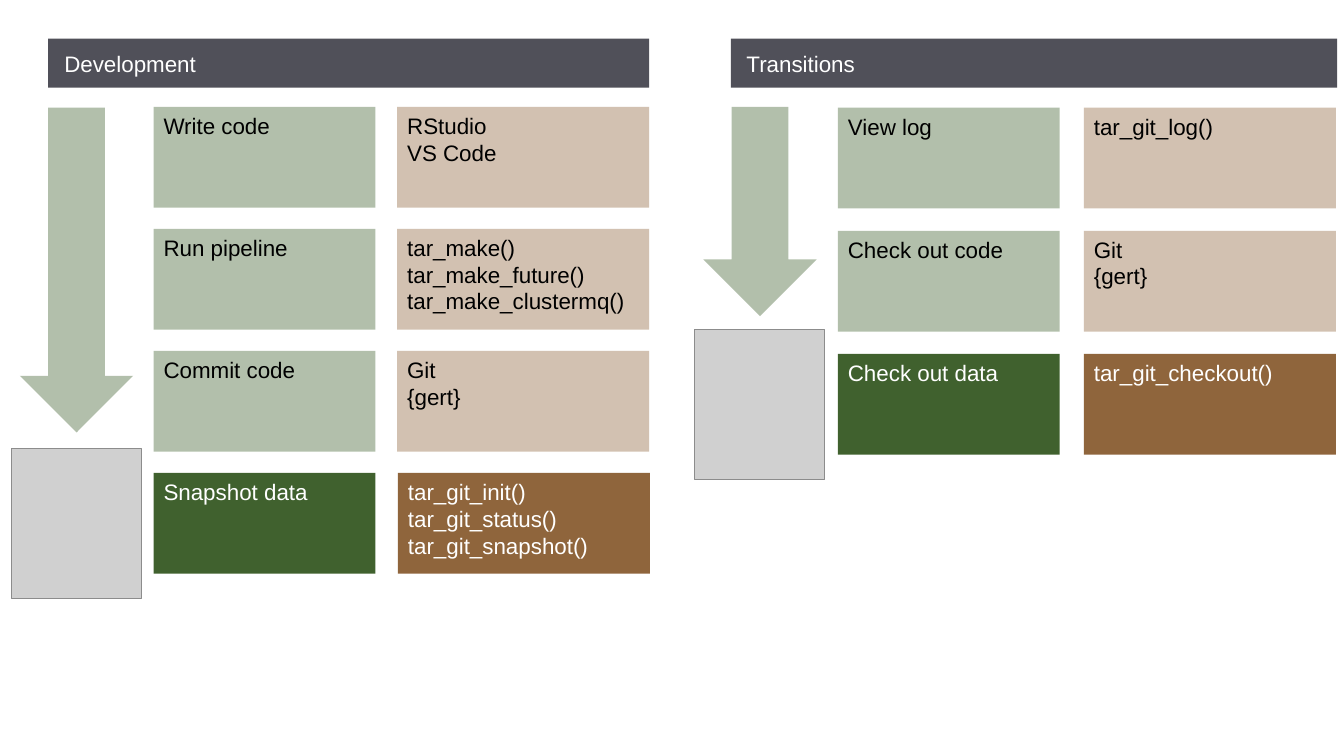
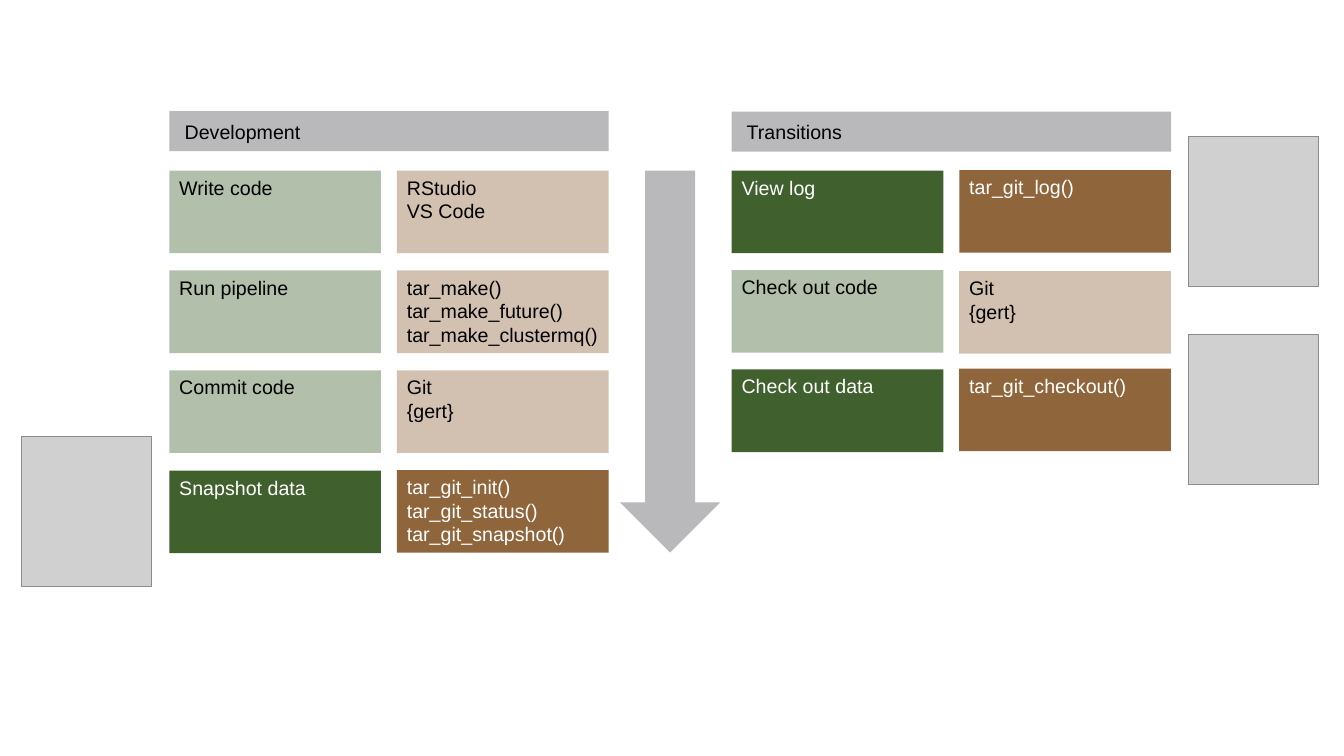
Before and after one commit to ropensci/gittargets, a slide deck: slide 1 of man/figures/workflow.pptx. Drawn at 1344x756 pixels with LibreOffice and Linux fonts; fonts in the diff are those of the drawing; grey boxes stand for pictures. Boxes give left, top, right and bottom in pixels: in the first picture for what was removed or moved away, otherwise in the second. Text is boxed around its words. In the diff, an @@ line names an element or a change of style, - is before the commit and + after.

```diff
--- a/man/figures/workflow.pptx
+++ b/man/figures/workflow.pptx
@@ rectangle "Development": place and size @@
-rectangle "Development" at bbox=[48, 38, 649, 88]
+rectangle "Development" at bbox=[169, 111, 609, 151]
@@ rectangle "Development" at bbox=[169, 111, 609, 151]: size 16 to 14 pt, text colour #FFFFFF to #000000; fill #505059 to #505059 at 40% opacity @@
@@ down arrow removed at bbox=[704, 107, 817, 317] @@
@@ rectangle "Transitions" at bbox=[732, 112, 1172, 152]: size 16 to 14 pt, text colour #FFFFFF to #000000; fill #505059 to #505059 at 40% opacity @@
@@ rectangle "Transitions": place and size @@
-rectangle "Transitions" at bbox=[731, 38, 1338, 88]
+rectangle "Transitions" at bbox=[732, 112, 1172, 152]
@@ picture added at bbox=[1189, 136, 1319, 286] @@
@@ rectangle "Write code": place and size @@
-rectangle "Write code" at bbox=[153, 107, 375, 208]
+rectangle "Write code" at bbox=[169, 170, 381, 253]
@@ rectangle "RStudio": place and size @@
-rectangle "RStudio" at bbox=[397, 107, 649, 208]
+rectangle "RStudio" at bbox=[397, 170, 609, 253]
@@ down arrow: place and size @@
-down arrow at bbox=[20, 108, 133, 433]
+down arrow at bbox=[620, 170, 721, 553]
@@ down arrow at bbox=[620, 170, 721, 553]: fill #40612E at 40% opacity to #505059 at 40% opacity @@
@@ rectangle "View log": place and size @@
-rectangle "View log" at bbox=[838, 108, 1060, 209]
+rectangle "View log" at bbox=[732, 170, 944, 253]
@@ rectangle "View log" at bbox=[732, 170, 944, 253]: size 16 to 14 pt, text colour #000000 to #FFFFFF; fill #40612E at 40% opacity to #40612E @@
@@ rectangle "tar_git_log()": place and size @@
-rectangle "tar_git_log()" at bbox=[1084, 108, 1336, 209]
+rectangle "tar_git_log()" at bbox=[960, 170, 1172, 253]
@@ rectangle "tar_git_log()" at bbox=[960, 170, 1172, 253]: size 16 to 14 pt, text colour #000000 to #FFFFFF; fill #8F653C at 40% opacity to #8F653C @@
@@ rectangle "Run pipeline": place and size @@
-rectangle "Run pipeline" at bbox=[153, 229, 375, 330]
+rectangle "Run pipeline" at bbox=[169, 270, 381, 353]
@@ rectangle "tar_make()": place and size @@
-rectangle "tar_make()" at bbox=[397, 229, 649, 330]
+rectangle "tar_make()" at bbox=[397, 270, 609, 353]
@@ rectangle "Check out code": place and size @@
-rectangle "Check out code" at bbox=[838, 231, 1060, 332]
+rectangle "Check out code" at bbox=[732, 270, 944, 353]
@@ size 16 to 14 pt in 12 elements at bbox=[169, 370, 381, 453], bbox=[169, 471, 381, 554], bbox=[397, 370, 609, 453], bbox=[397, 470, 609, 553], bbox=[169, 270, 381, 353], bbox=[397, 270, 609, 353], bbox=[169, 170, 381, 253], bbox=[732, 370, 944, 453], bbox=[397, 170, 609, 253], bbox=[732, 270, 944, 353], bbox=[960, 369, 1172, 452], bbox=[960, 271, 1172, 354] @@
@@ rectangle "Git": place and size @@
-rectangle "Git" at bbox=[1084, 231, 1336, 332]
+rectangle "Git" at bbox=[960, 271, 1172, 354]
@@ picture: place and size @@
-picture at bbox=[696, 330, 826, 480]
+picture at bbox=[1189, 335, 1319, 485]
@@ rectangle "Commit code": place and size @@
-rectangle "Commit code" at bbox=[153, 351, 375, 452]
+rectangle "Commit code" at bbox=[169, 370, 381, 453]
@@ rectangle "Git": place and size @@
-rectangle "Git" at bbox=[397, 351, 649, 452]
+rectangle "Git" at bbox=[397, 370, 609, 453]
@@ rectangle "Check out data": place and size @@
-rectangle "Check out data" at bbox=[838, 354, 1060, 455]
+rectangle "Check out data" at bbox=[732, 370, 944, 453]
@@ rectangle "tar_git_checkout()": place and size @@
-rectangle "tar_git_checkout()" at bbox=[1084, 354, 1336, 455]
+rectangle "tar_git_checkout()" at bbox=[960, 369, 1172, 452]
@@ picture: place and size @@
-picture at bbox=[11, 449, 141, 599]
+picture at bbox=[21, 437, 151, 587]
@@ rectangle "Snapshot data": place and size @@
-rectangle "Snapshot data" at bbox=[153, 473, 375, 574]
+rectangle "Snapshot data" at bbox=[169, 471, 381, 554]
@@ rectangle "tar_git_init()": place and size @@
-rectangle "tar_git_init()" at bbox=[398, 473, 650, 574]
+rectangle "tar_git_init()" at bbox=[397, 470, 609, 553]
```
Also in this commit, not shown: 5 other files.
